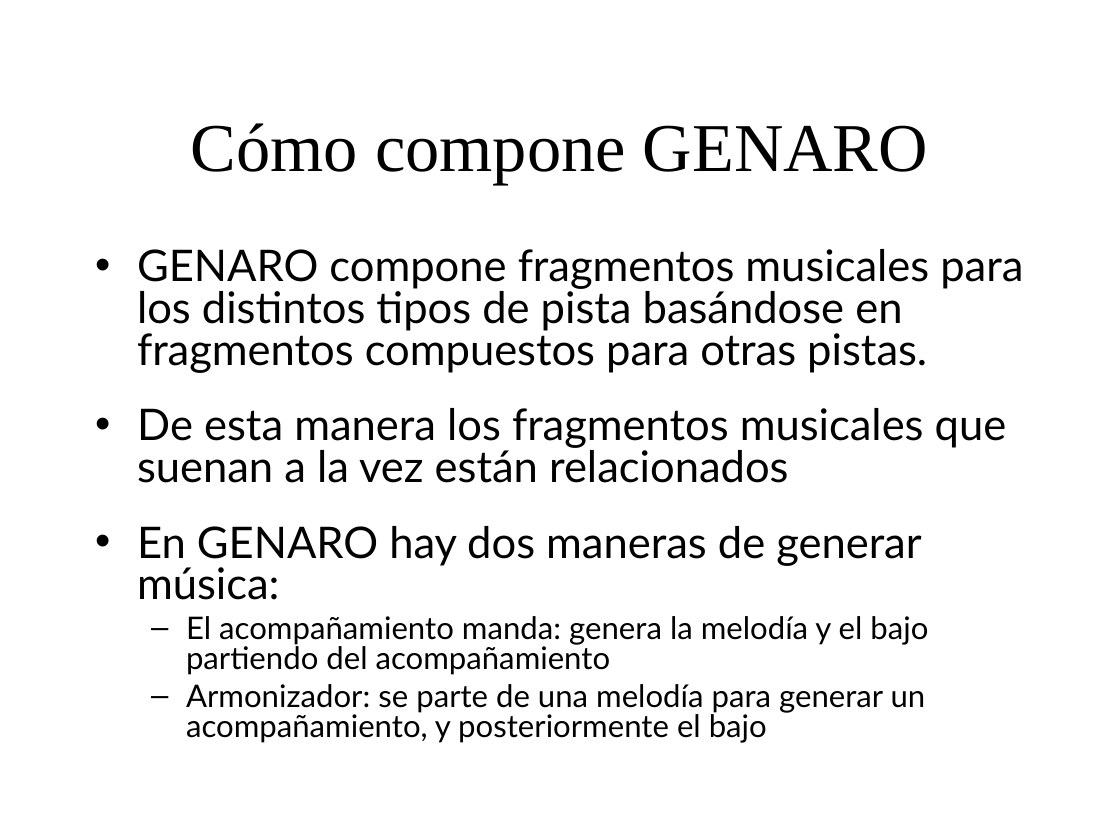
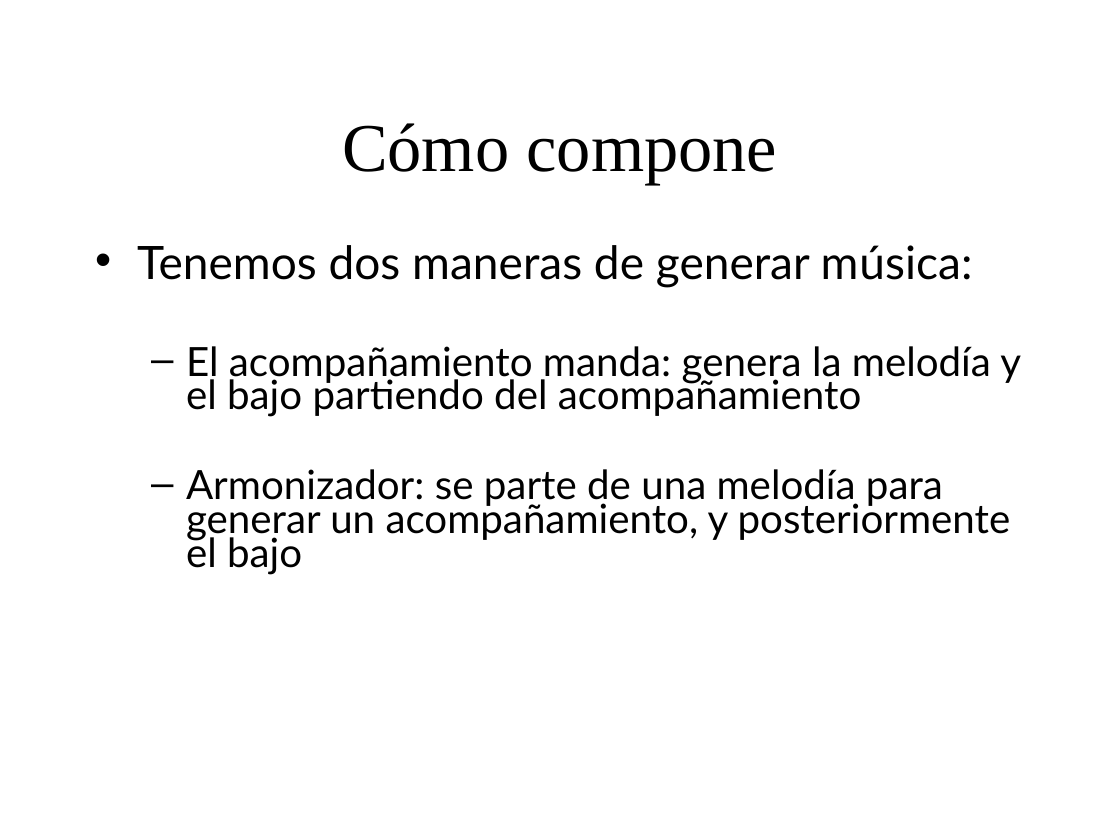
Before and after one commit to BackupTheBerlios/genaro, a slide deck: slide 11 of Documentos/MemoriaSSII/presentacion_proyecto.ppt (slide 14 before the commit). Drawn at 1120x840 pixels with LibreOffice and Linux fonts; fonts in the diff are those of the drawing; background and template pictures are left out. Boxes give left, top, right and bottom in pixels: in the first picture for what was removed or moved away, otherwise in the second. Text is boxed around its words. In the diff, an @@ line names an element or a change of style, - is before the commit and + after.

```diff
--- a/Documentos/MemoriaSSII/presentacion_proyecto.ppt
+++ b/Documentos/MemoriaSSII/presentacion_proyecto.ppt
@@ title at [342,123,777,185]: text changed @@
-Cómo compone GENARO
+Cómo compone
@@ text at [137,245,973,288]: text changed; size 28 to 29.6 pt @@
-• GENARO compone fragmentos musicales para los distintos tipos de pista basándose en fragmentos compuestos para otras pistas.
-• De esta manera los fragmentos musicales que suenan a la vez están relacionados
-• En GENARO hay dos maneras de generar música:
+• Tenemos dos maneras de generar música:
@@ text at [186,346,1021,574]: size 20 to 25.9 pt in "El acompañamiento manda: genera la melodía y ...", "Armonizador: se parte de una melodía para ..."; line spacing 0.8 to 0.7; more space between paragraphs @@
```
Also in this commit, not shown: 19 other slides changed, 10 slides added, 1 slide removed.
